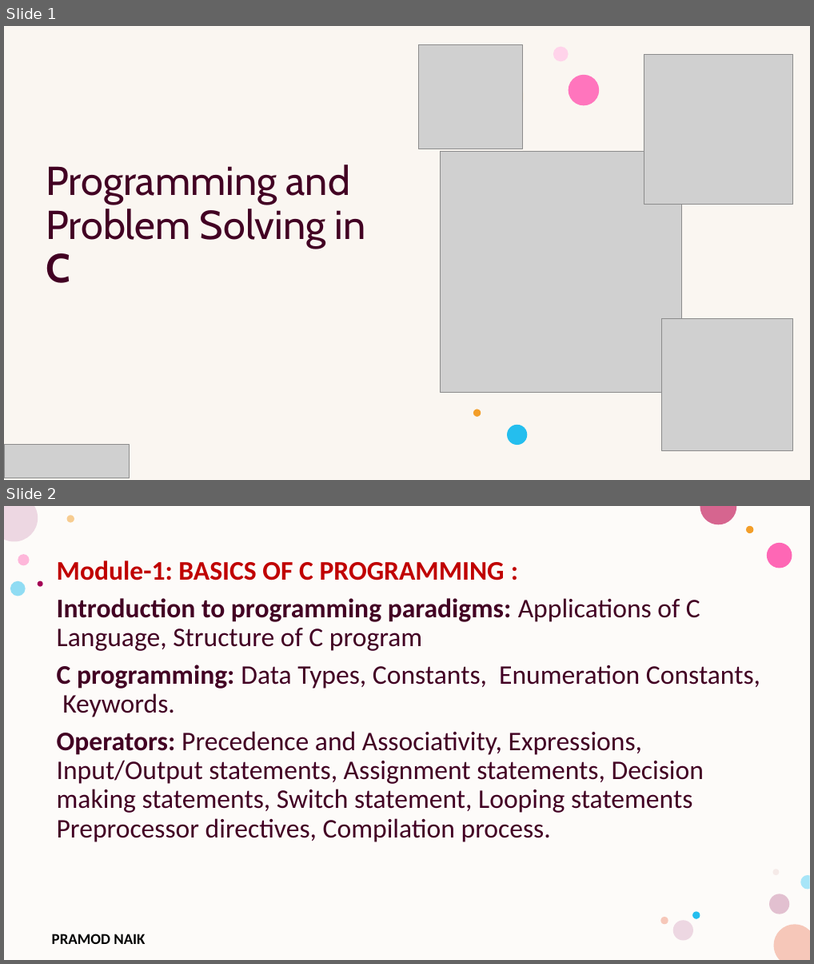
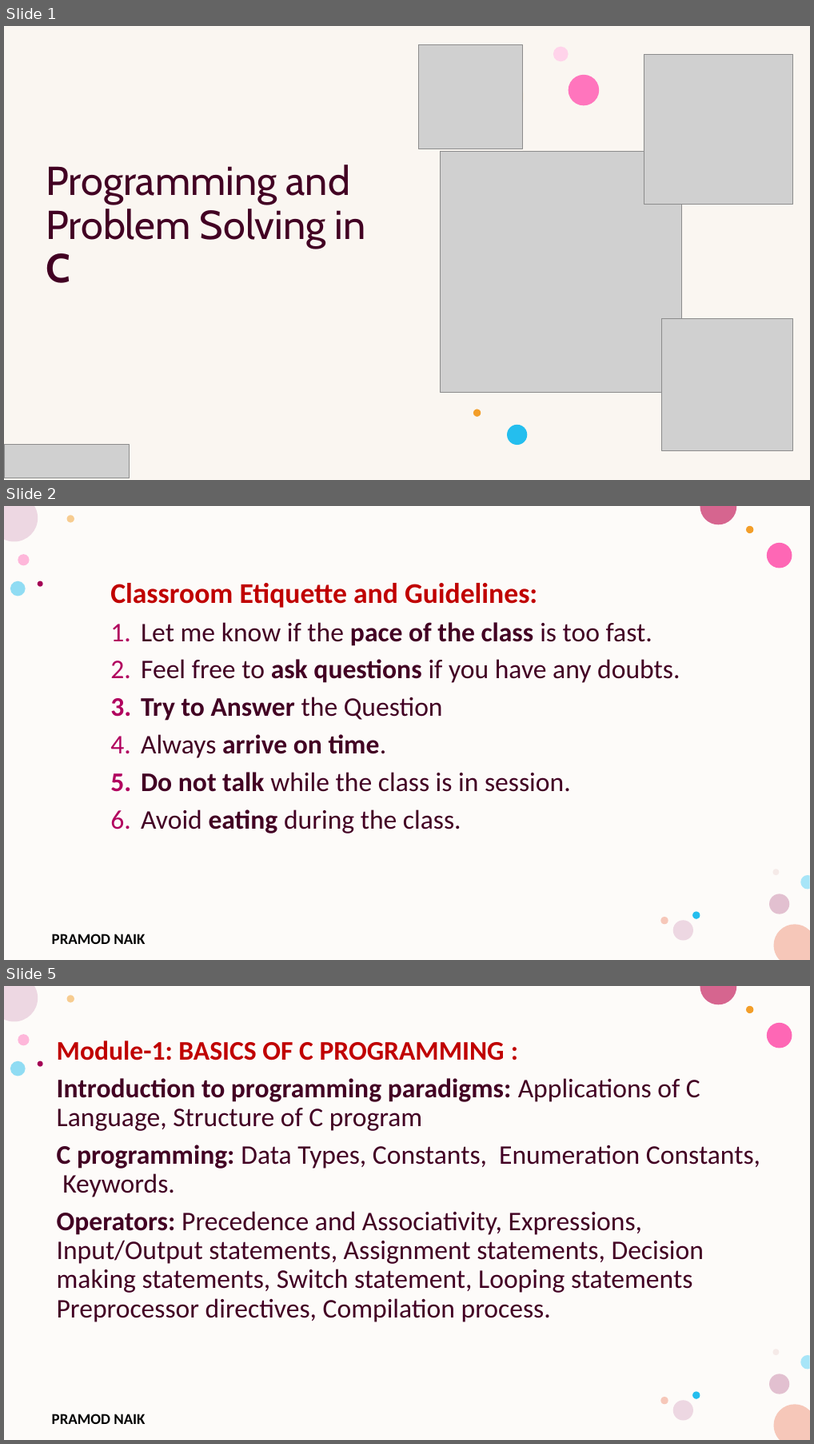
Before and after one commit to PRAMOD-VISHNU-NAIK/MCA-1st-Sem-Shridevi-College, a slide deck: Theory Class-Notes/C Programming Syllabus.pptx. Shown one above the other, each under a label of ours: slides 1 and 2 before the commit, slides 1, 2 and 5 after it; the slides between them are not shown. The pictures are 814x964 and 814x1444 pixels, drawn with LibreOffice and Linux fonts; fonts in the diff are those of the drawing; grey boxes stand for pictures; background and template pictures are left out. Boxes give left, top, right and bottom in pixels: in the first picture for what was removed or moved away, otherwise in the second. Text is boxed around its words. In the diff, an @@ line names an element or a change of style, - is before the commit and + after.

```diff
--- a/Theory Class-Notes/C Programming Syllabus.pptx
+++ b/Theory Class-Notes/C Programming Syllabus.pptx
@@ slide 2 added at (4,506,810,960), background #FFFFFF; not listed: 17 template elements that a slide beside it also shows @@
@@ text added at (110,583,680,833), 32 pt, text #420023 @@
+Classroom Etiquette and Guidelines:
+1. Let me know if the pace of the class is too fast.
+2. Feel free to ask questions if you have any doubts.
+3. Try to Answer the Question
+4. Always arrive on time.
+5. Do not talk while the class is in session.
+6. Avoid eating during the class.
@@ what was slide 2 is now slide 5 @@
```
Also in this commit, not shown: 2 other slides added, 7 other files.
